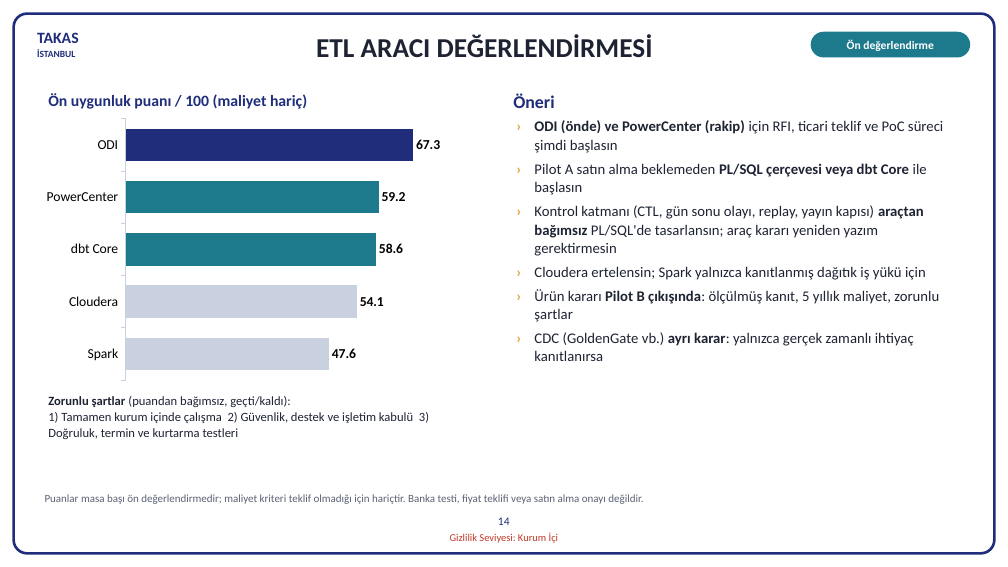
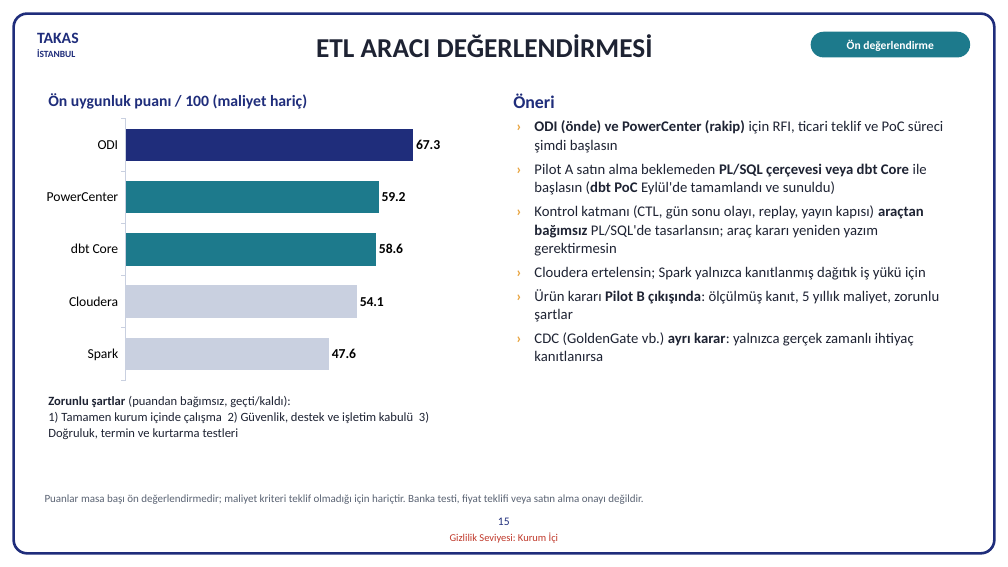
Before and after one commit to hanifidemirel0/Cursor-Projects, a slide deck: slide 15 of outputs/dwh-sunum-kasim-2026/5 - DWHSunum_Kasim2026.pptx (slide 14 before the commit). Drawn at 1008x567 pixels with LibreOffice and Linux fonts; fonts in the diff are those of the drawing. Boxes give left, top, right and bottom in pixels: in the first picture for what was removed or moved away, otherwise in the second. Text is boxed around its words. In the diff, an @@ line names an element or a change of style, - is before the commit and + after.

```diff
--- a/outputs/dwh-sunum-kasim-2026/5 - DWHSunum_Kasim2026.pptx
+++ b/outputs/dwh-sunum-kasim-2026/5 - DWHSunum_Kasim2026.pptx
@@ text at (534,163,927,195): text changed @@
-› Pilot A satın alma beklemeden PL/SQL çerçevesi veya dbt Core ile başlasın
+› Pilot A satın alma beklemeden PL/SQL çerçevesi veya dbt Core ile başlasın (dbt PoC Eylül'de tamamlandı ve sunuldu)
@@ text at (498,517,510,525): text changed @@
-14
+15
```
Also in this commit, not shown: 18 other slides changed, 1 slide added, 3 other files.
